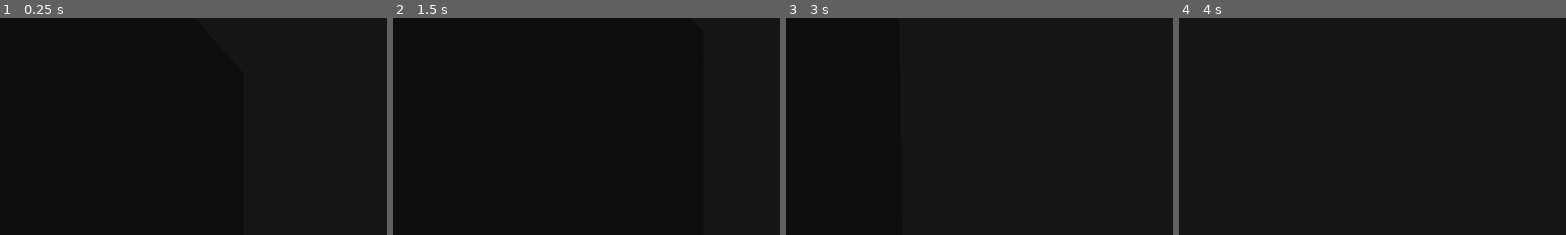
Above: before the commit, frames 1-4 (left to right).
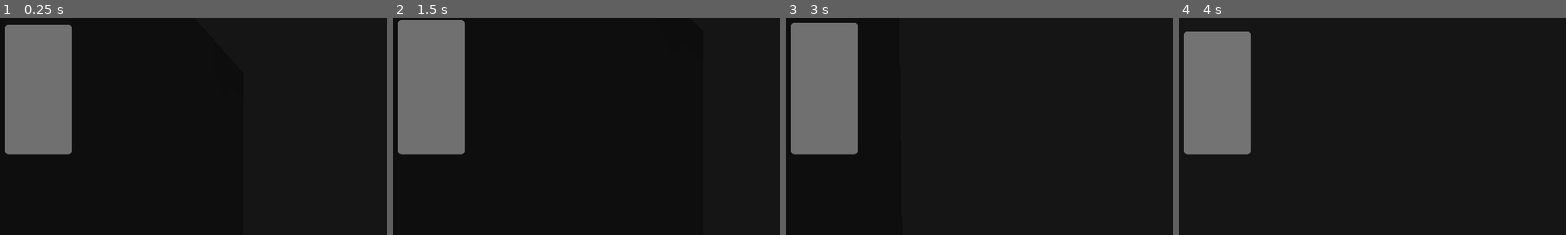
Above: after the commit, the same moments.

Repository: FlashBash21/ScareActorSim
Game: Godot game, scene res://Scenes/testing_scene.tscn
Same seed, same stepped clock (60 frames per second), same inputs: the game is played once before the commit and once after it.
Inputs (mouse positions are % of the whole screen's width and height, from its top left):
- Up to frame 1 (0.25 s): no input
- Up to frame 2 (1.5 s): move the mouse to (55, 50) at 0.52 s; hold W (forward) from 0.53 s (still down); tap E (mask, bound only after the commit) at 0.6 s; tap Space (jump) at 0.77 s; tap Enter at 1.25 s; move the mouse to (45, 50) at 1.27 s; tap Shift (sprint) at 1.35 s
- Up to frame 3 (3 s): keep holding W (forward); tap Space (jump) at 1.52, 2.75 s; tap E (mask, bound only after the commit) at 1.55, 2.1, 2.85 s; move the mouse to (52, 48) at 2.02 s; move the mouse to (49, 52) at 2.77 s
- Up to frame 4 (4 s): keep holding W (forward); tap Space (jump) at 3.02, 3.77 s; tap Enter at 3.5 s; move the mouse to (57, 51) at 3.52 s; hold Shift (sprint) from 3.53 s (still down); tap E (mask, bound only after the commit) at 3.8 s
The pictures show only the part of the screen within x 0-50%, y 0-50%; the shares and areas given below are measured in that part.

The runs differ from the first frame. In frame 1, 10% of the frame differs, in the area x 1-19%, y 3-63%; in frame 2, 11%, in the area x 1-19%, y 0-63%; in frame 3, 10%; in frame 4, 9.8%.

Commit message:
oxygen
bar goes up and down

Diff:
--- a/Scenes/player.tscn
+++ b/Scenes/player.tscn
@@ -1,10 +1,12 @@
-[gd_scene load_steps=4 format=3 uid="uid://cgtrmkgfodorb"]
+[gd_scene load_steps=5 format=3 uid="uid://cgtrmkgfodorb"]
 
 [ext_resource type="Script" path="res://Scripts/player.gd" id="1_y0dnw"]
 
 [sub_resource type="CapsuleShape3D" id="CapsuleShape3D_04r1r"]
 
 [sub_resource type="CapsuleMesh" id="CapsuleMesh_ggj70"]
+
+[sub_resource type="PlaceholderTexture2D" id="PlaceholderTexture2D_sk7ve"]
 
 [node name="Player" type="CharacterBody3D"]
 transform = Transform3D(1, 0, 0, 0, 1, 0, 0, 0, 1, 0, 1, 0)
@@ -22,3 +24,27 @@
 [node name="Camera3D" type="Camera3D" parent="Head"]
 transform = Transform3D(1, 0, 0, 0, 1, 0, 0, 0, 1, 0, 0.621856, -0.484977)
 fov = 37.8493
+
+[node name="Sprite2D" type="Sprite2D" parent="."]
+visible = false
+position = Vector2(269, 220)
+texture = SubResource("PlaceholderTexture2D_sk7ve")
+region_enabled = true
+region_rect = Rect2(0, 0, 100, 200)
+region_filter_clip_enabled = true
+
+[node name="Control" type="Control" parent="."]
+layout_mode = 3
+anchors_preset = 0
+offset_right = 40.0
+offset_bottom = 40.0
+
+[node name="ProgressBar" type="ProgressBar" parent="Control"]
+layout_mode = 0
+offset_left = 7.0
+offset_top = 3.0
+offset_right = 107.0
+offset_bottom = 203.0
+value = 100.0
+fill_mode = 3
+show_percentage = false
--- a/Scripts/player.gd
+++ b/Scripts/player.gd
@@ -16,8 +16,8 @@
 
 @onready var head = $Head
 @onready var camera = $Head/Camera3D
+@onready var oxygen_meter = $Control/ProgressBar
 
-var oxygen_bar = 100.0
 var mask_on = true
 
 func _ready():
@@ -28,16 +28,13 @@
 
 func oxygen_control():
 	if mask_on:
-		oxygen_bar -= .1
-		if(oxygen_bar <= 0):
+		oxygen_meter.value -= 0.25
+		if(oxygen_meter.value <= 0):
+			#oxygen_bar = 0
 			print("you died")
 	else:
-		if(oxygen_bar < 100):
-			oxygen_bar += .1
-
-
-
-	print("oxygen level: ", oxygen_bar)
+		if(oxygen_meter.value < 100):
+			oxygen_meter.value += 0.5
 
 
 func _unhandled_input(event):
--- /dev/null
+++ b/control.tscn
@@ -0,0 +1,50 @@
+[gd_scene load_steps=2 format=3 uid="uid://bikkv0ht17bhr"]
+
+[sub_resource type="FontFile" id="FontFile_03jj8"]
+cache/0/16/0/ascent = 0.0
+cache/0/16/0/descent = 0.0
+cache/0/16/0/underline_position = 0.0
+cache/0/16/0/underline_thickness = 0.0
+cache/0/16/0/scale = 1.0
+cache/0/200/0/ascent = 0.0
+cache/0/200/0/descent = 0.0
+cache/0/200/0/underline_position = 0.0
+cache/0/200/0/underline_thickness = 0.0
+cache/0/200/0/scale = 1.0
+cache/0/24/0/ascent = 0.0
+cache/0/24/0/descent = 0.0
+cache/0/24/0/underline_position = 0.0
+cache/0/24/0/underline_thickness = 0.0
+cache/0/24/0/scale = 1.0
+cache/0/64/0/ascent = 0.0
+cache/0/64/0/descent = 0.0
+cache/0/64/0/underline_position = 0.0
+cache/0/64/0/underline_thickness = 0.0
+cache/0/64/0/scale = 1.0
+
+[node name="Control" type="Control"]
+layout_mode = 3
+anchors_preset = 15
+anchor_right = 1.0
+anchor_bottom = 1.0
+grow_horizontal = 2
+grow_vertical = 2
+
+[node name="RichTextLabel" type="RichTextLabel" parent="."]
+layout_mode = 0
+offset_left = 428.0
+offset_top = 94.0
+offset_right = 858.0
+offset_bottom = 159.0
+theme_override_fonts/normal_font = SubResource("FontFile_03jj8")
+theme_override_font_sizes/normal_font_size = 64
+text = "You Died"
+fit_content = true
+
+[node name="MenuButton" type="Button" parent="."]
+layout_mode = 0
+offset_left = 100.0
+offset_top = 101.0
+offset_right = 169.0
+offset_bottom = 132.0
+text = "Restart "
--- a/project.godot
+++ b/project.godot
@@ -42,6 +42,11 @@
 "events": [Object(InputEventKey,"resource_local_to_scene":false,"resource_name":"","device":-1,"window_id":0,"alt_press …(192 unchanged characters)…
 ]
 }
+mask={
+"deadzone": 0.5,
+"events": [Object(InputEventKey,"resource_local_to_scene":false,"resource_name":"","device":-1,"window_id":0,"alt_pressed":false,"shift_pressed":false,"ctrl_pressed":false,"meta_pressed":false,"pressed":false,"keycode":0,"physical_keycode":69,"key_label":0,"unicode":101,"location":0,"echo":false,"script":null)
+]
+}
 sprint={
 "deadzone": 0.5,
 "events": [Object(InputEventKey,"resource_local_to_scene":false,"resource_name":"","device":-1,"window_id":0,"alt_press …(195 unchanged characters)…
Not shown: 1 places in Scenes/testing_scene.tscn that only renumber resources
